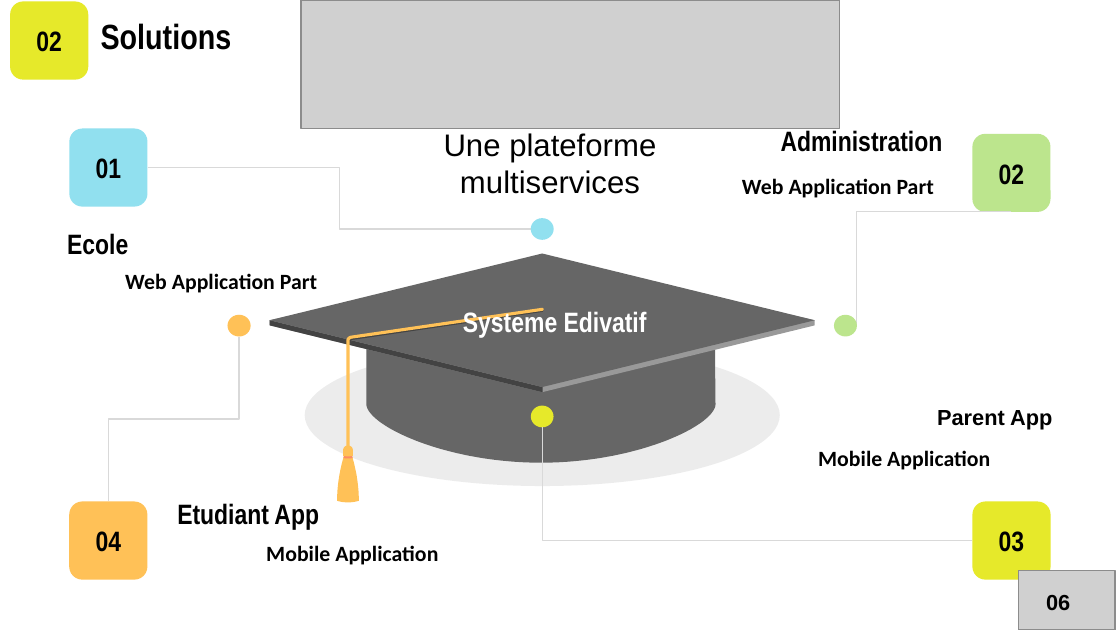
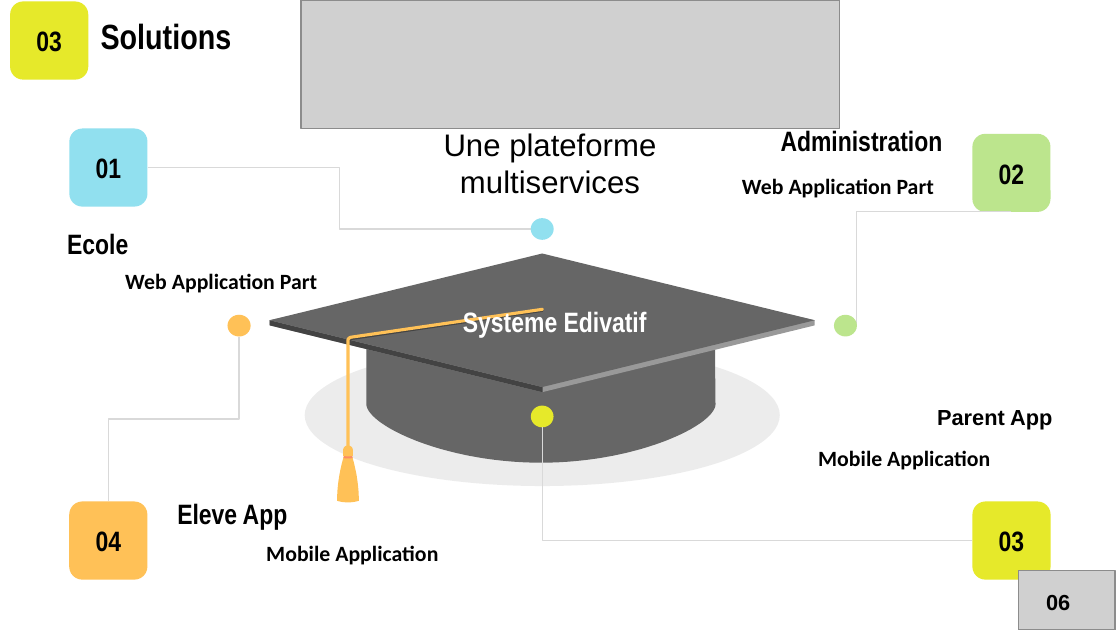
Before and after one commit to TouradGithub/education_system, a slide deck: slide 6 of presentation.pptx. Drawn at 1120x630 pixels with LibreOffice and Linux fonts; fonts in the diff are those of the drawing; grey boxes stand for pictures. Boxes give left, top, right and bottom in pixels: in the first picture for what was removed or moved away, otherwise in the second. Text is boxed around its words. In the diff, an @@ line names an element or a change of style, - is before the commit and + after.

```diff
--- a/presentation.pptx
+++ b/presentation.pptx
@@ text in rounded rectangle at [36, 31, 62, 52]: text changed @@
-02
+03
@@ text at [177, 503, 288, 530]: text changed @@
-Etudiant App
+Eleve App
```
Also in this commit, not shown: 14 other slides changed, 2 other files.
